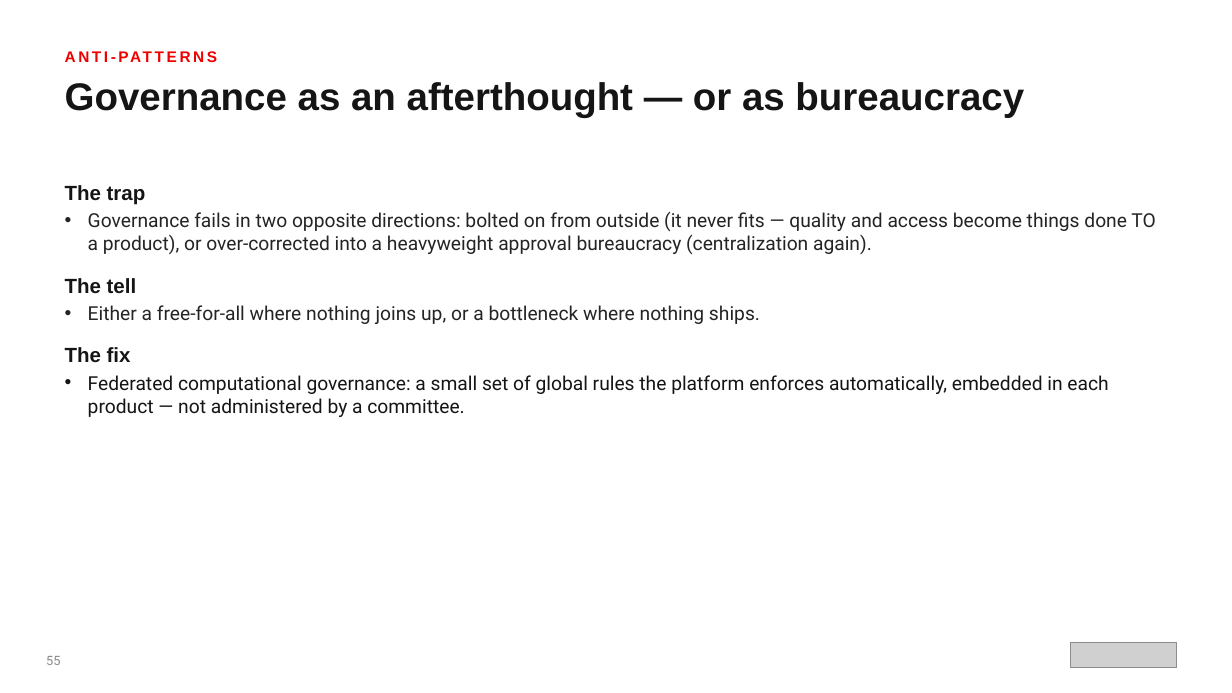
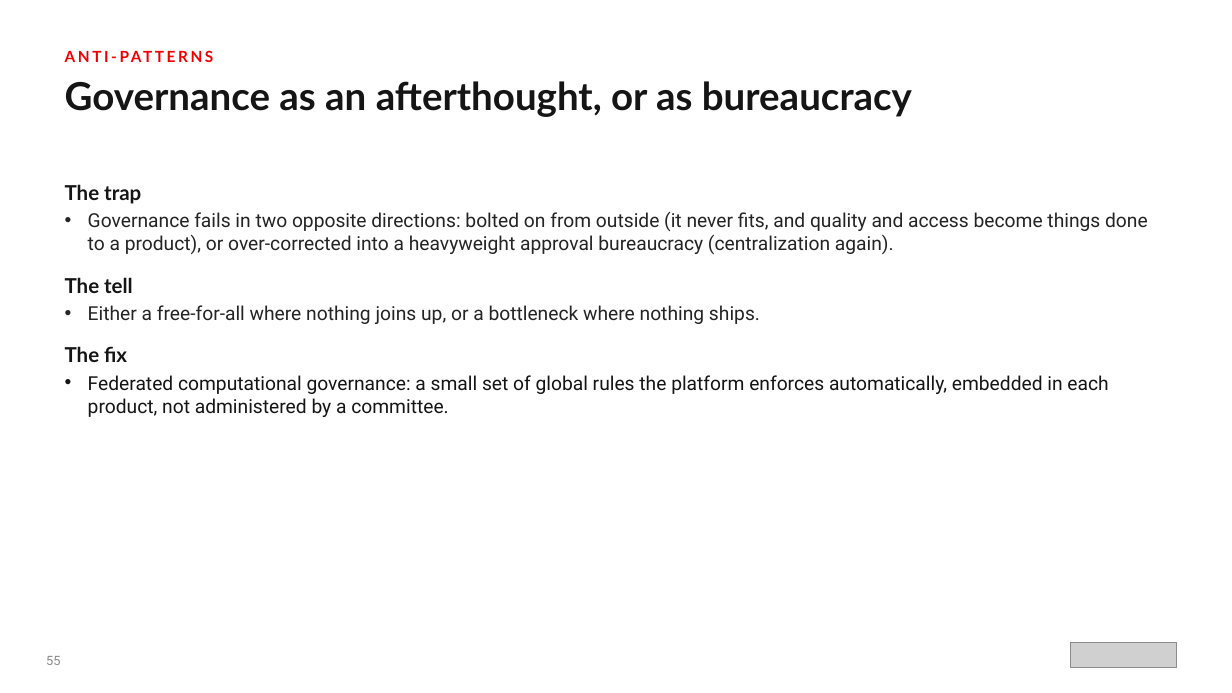
Before and after one commit to patterncatalyst/datamesh-reference-arch-python, a slide deck: slide 56 of presentation/data-mesh-openshift/Data_Mesh_on_OpenShift.pptx. Drawn at 1232x693 pixels with LibreOffice and Linux fonts; fonts in the diff are those of the drawing; grey boxes stand for pictures. Boxes give left, top, right and bottom in pixels: in the first picture for what was removed or moved away, otherwise in the second. Text is boxed around its words. In the diff, an @@ line names an element or a change of style, - is before the commit and + after.

```diff
--- a/presentation/data-mesh-openshift/Data_Mesh_on_OpenShift.pptx
+++ b/presentation/data-mesh-openshift/Data_Mesh_on_OpenShift.pptx
@@ text "ANTI-PATTERNS" at (65,42,1167,71): font Arial to Lato @@
@@ text at (65,81,912,117): text changed; font Arial to Lato @@
-Governance as an afterthought — or as bureaucracy
+Governance as an afterthought, or as bureaucracy
@@ text at (65,184,141,362): font Arial to Lato in "The trap", "The tell", "The fix" @@
@@ text at (88,212,1148,254): text changed @@
-• Governance fails in two opposite directions: bolted on from outside (it never fits — quality and access become things done TO a product), or over-corrected into a heavyweight approval bureaucracy (centralization again).
+• Governance fails in two opposite directions: bolted on from outside (it never fits, and quality and access become things done to a product), or over-corrected into a heavyweight approval bureaucracy (centralization again).
@@ text at (88,375,1108,417): text changed @@
-• Federated computational governance: a small set of global rules the platform enforces automatically, embedded in each product — not administered by a committee.
+• Federated computational governance: a small set of global rules the platform enforces automatically, embedded in each product, not administered by a committee.
```
Also in this commit, not shown: 61 other slides changed, 4 other files.
